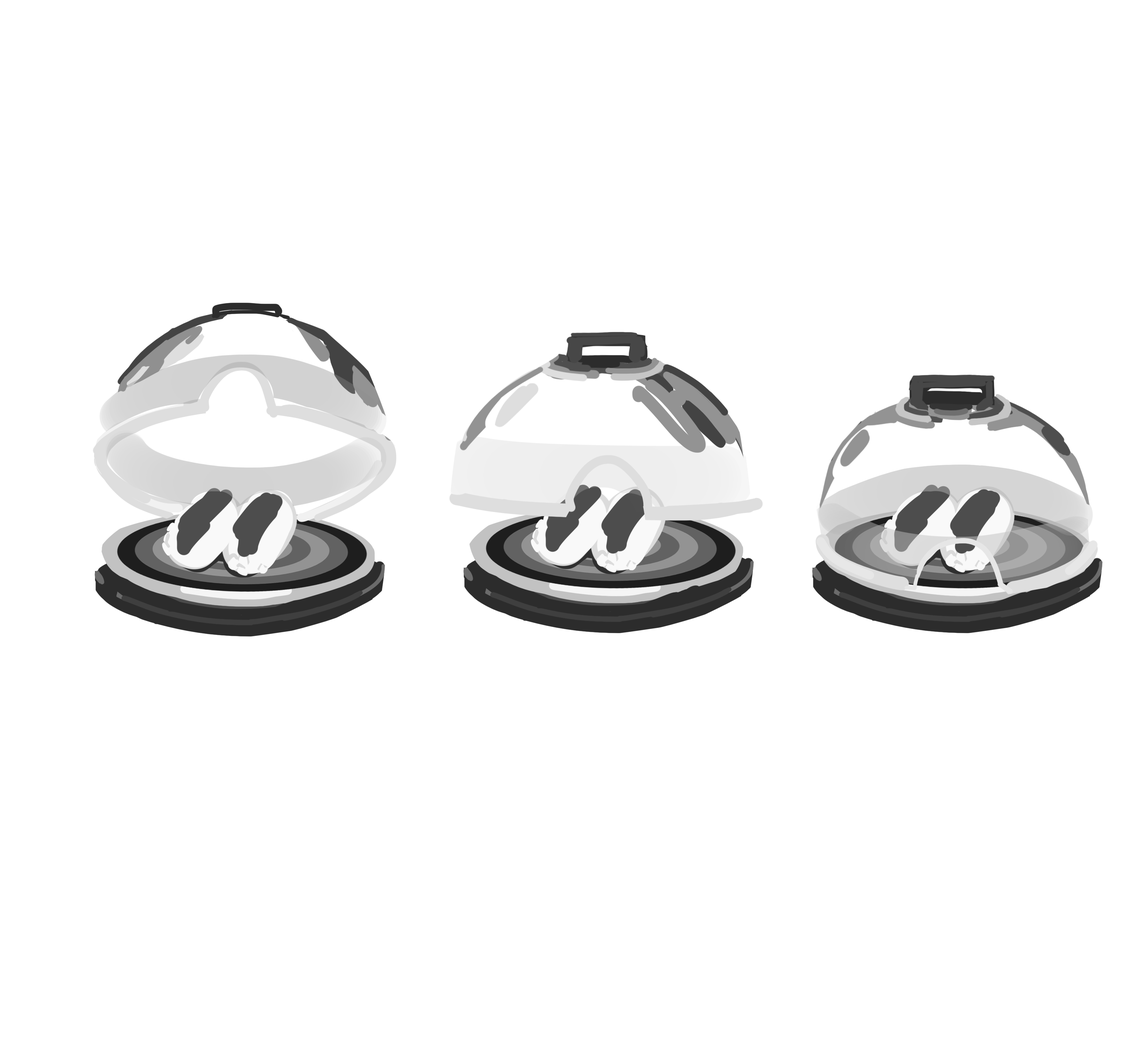
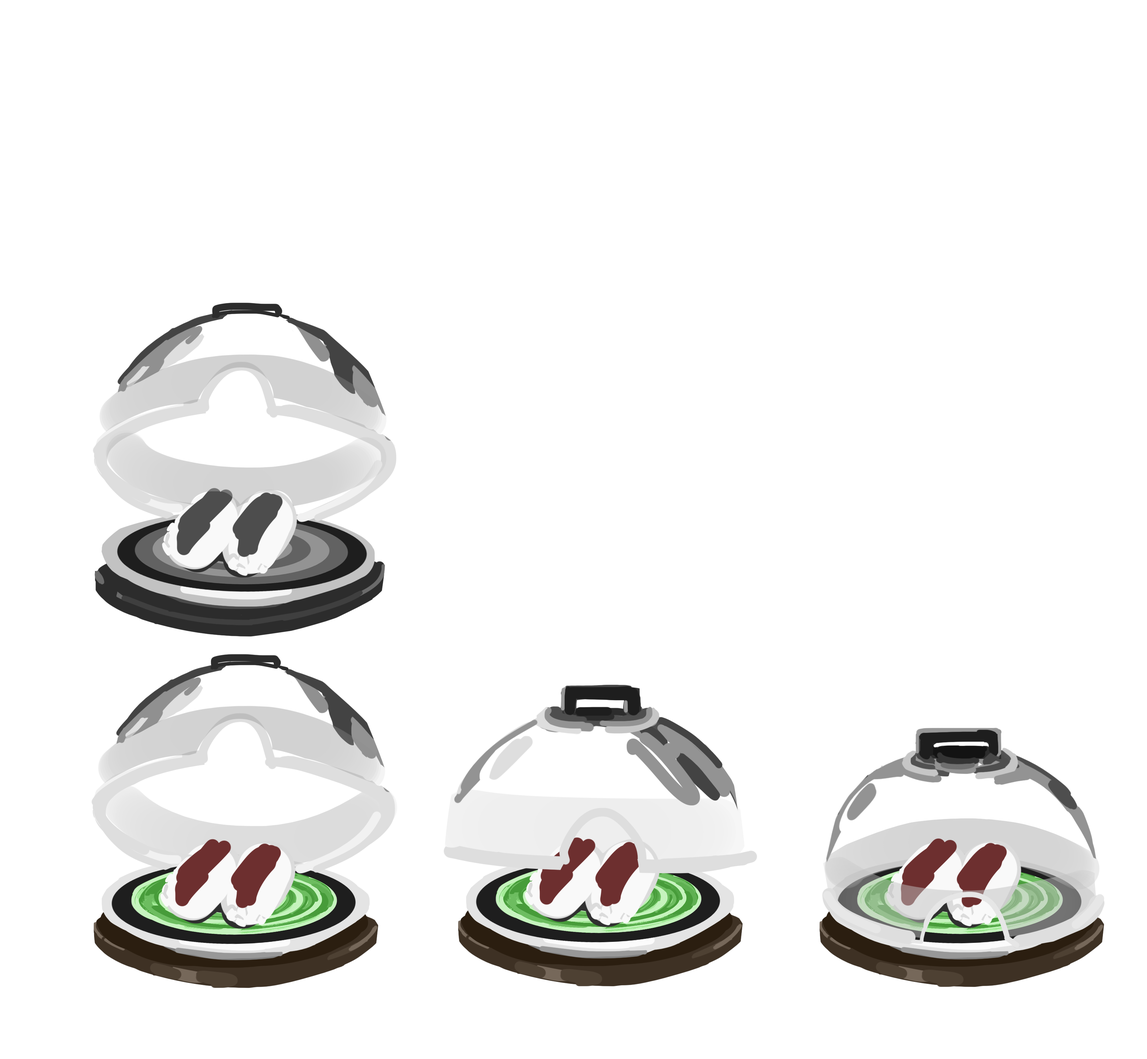
Before/after of a 1147 x 1059 layered artwork. What changed in the layer stack:
hid group "Group 1.2" (10 layers) over [449, 331, 764, 634]
hid group "Group 1.1" (9 layers) over [812, 374, 1104, 634]
added group "Group 2.3" with 5 layers above "Group 2.2" over [91, 654, 398, 989]
added layer "top" (1st of 2, in "Group 2.3") in group "Group 2.3" over [91, 654, 396, 875]
added layer "sushi" (1st of 3, in "Group 2.3") in group "Group 2.3" over [160, 838, 296, 930]
added layer "back" (1st of 3, in "Group 2.3") in group "Group 2.3" over [104, 784, 398, 869]
added layer "plate" (1st of 3, in "Group 2.3") in group "Group 2.3" over [101, 854, 371, 961]
added layer "bottom" (1st of 3, in "Group 2.3") in group "Group 2.3" over [93, 887, 379, 989]
added group "Group 2.2" with 5 layers above "Group 2.1" over [443, 684, 758, 987]
added layer "front" in group "Group 2.2" over [443, 684, 758, 875]
added layer "sushi" (2nd of 3, in "Group 2.2") in group "Group 2.2" over [524, 837, 661, 928]
added layer "back" (2nd of 3, in "Group 2.2") (51%) in group "Group 2.2" over [444, 789, 746, 867]
added layer "plate" (2nd of 3, in "Group 2.2") in group "Group 2.2" over [466, 852, 735, 960]
added layer "bottom" (2nd of 3, in "Group 2.2") in group "Group 2.2" over [458, 886, 744, 987]
added group "Group 2.1" with 5 layers above "Group 1" over [819, 727, 1106, 988]
added layer "top" (2nd of 2, in "Group 2.1") in group "Group 2.1" over [822, 727, 1106, 949]
added layer "sushi" (3rd of 3, in "Group 2.1") in group "Group 2.1" over [886, 838, 1022, 929]
added layer "back" (3rd of 3, in "Group 2.1") in group "Group 2.1" over [824, 818, 1101, 891]
added layer "plate" (3rd of 3, in "Group 2.1") in group "Group 2.1" over [827, 853, 1097, 961]
added layer "bottom" (3rd of 3, in "Group 2.1") in group "Group 2.1" over [819, 886, 1105, 988]
